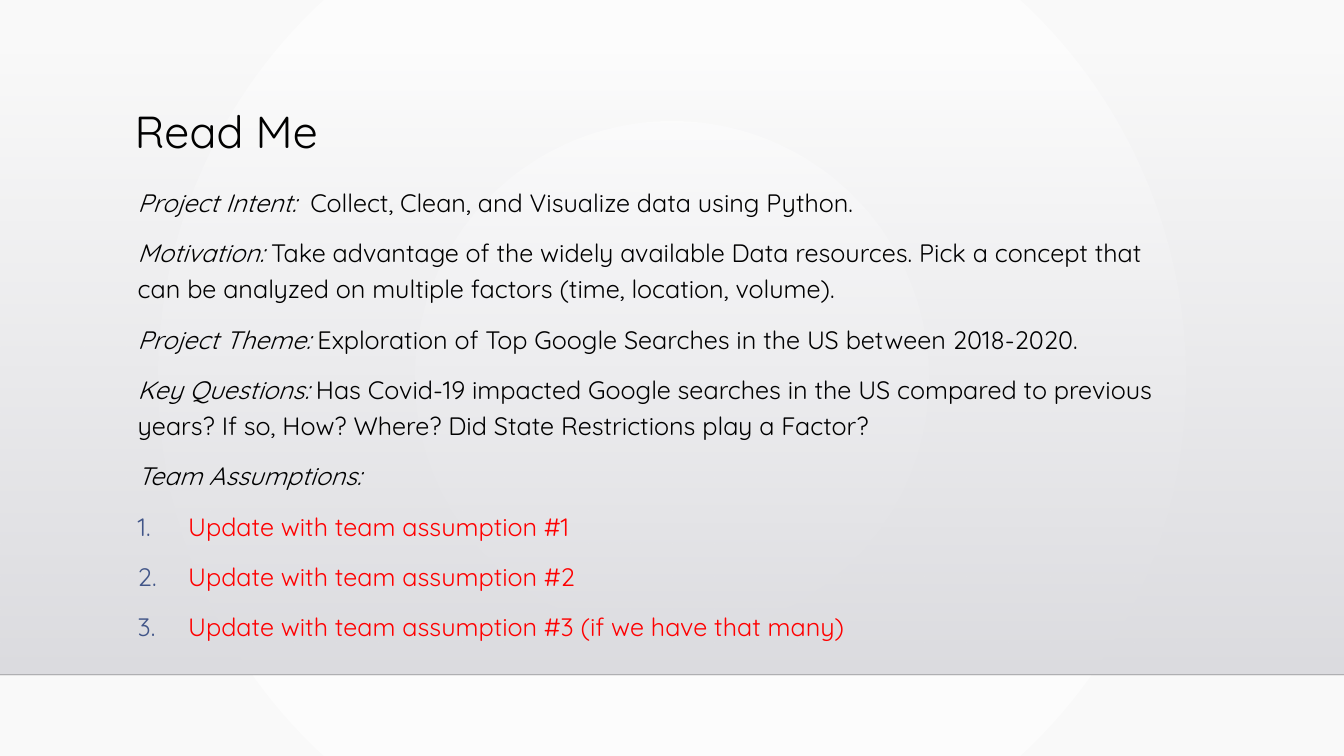
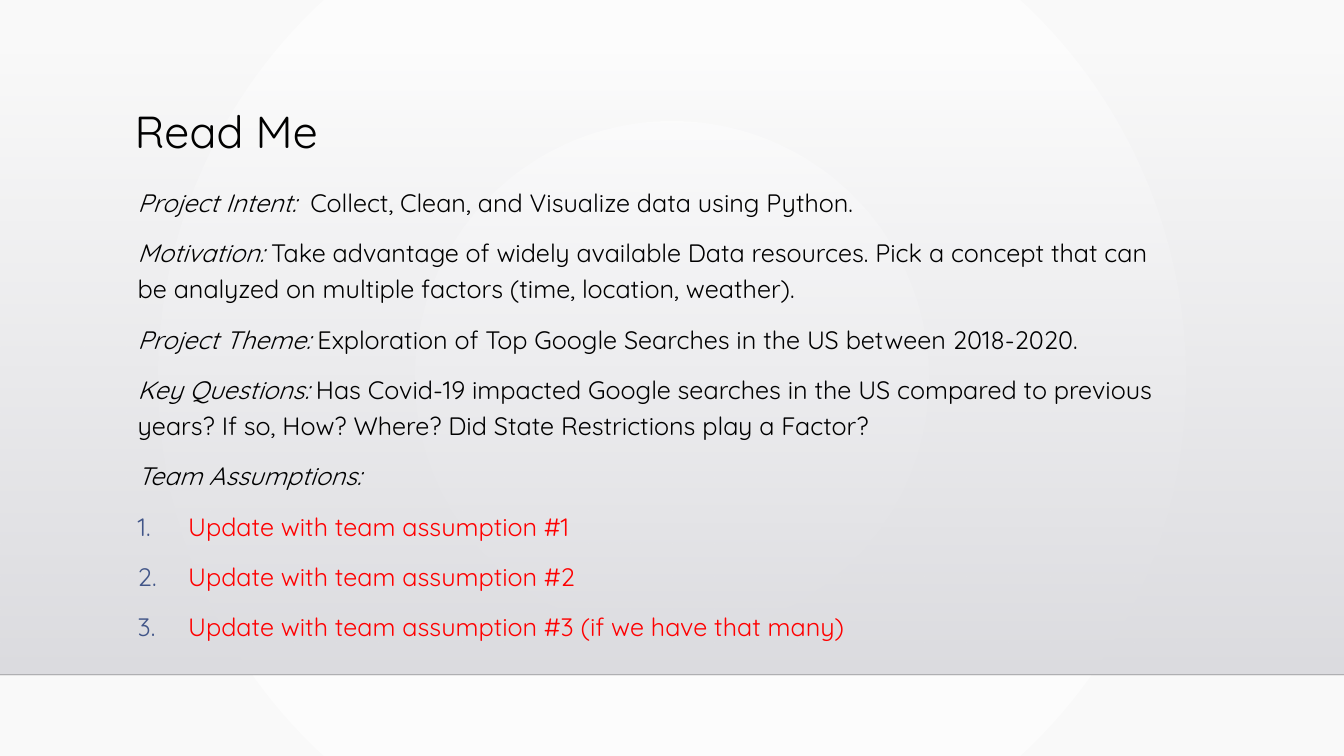
Before and after one commit to sarahDH615/google_trends_covid_project, a slide deck: slide 2 of final/final_presentation.pptx. Drawn at 1344x756 pixels with LibreOffice and Linux fonts; fonts in the diff are those of the drawing; background and template pictures are left out. Boxes give left, top, right and bottom in pixels: in the first picture for what was removed or moved away, otherwise in the second. Text is boxed around its words. In the diff, an @@ line names an element or a change of style, - is before the commit and + after.

Commit message:
update

```diff
--- a/final/final_presentation.pptx
+++ b/final/final_presentation.pptx
@@ text at (138,243,1147,303): text changed @@
-Motivation: Take advantage of the widely available Data resources. Pick a concept that can be analyzed on multiple factors (time, location, volume).
+Motivation: Take advantage of widely available Data resources. Pick a concept that can be analyzed on multiple factors (time, location, weather).
```
